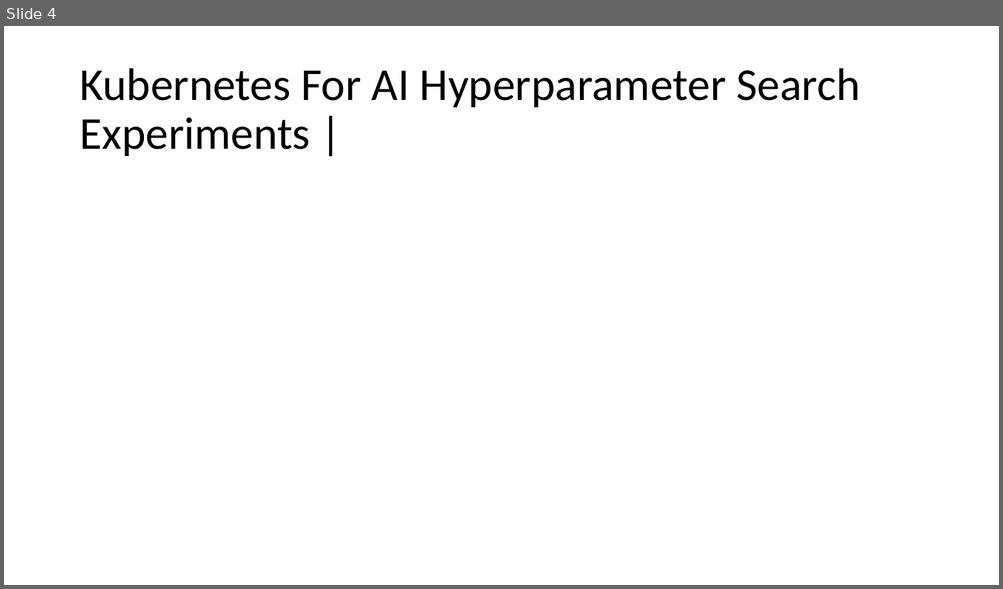
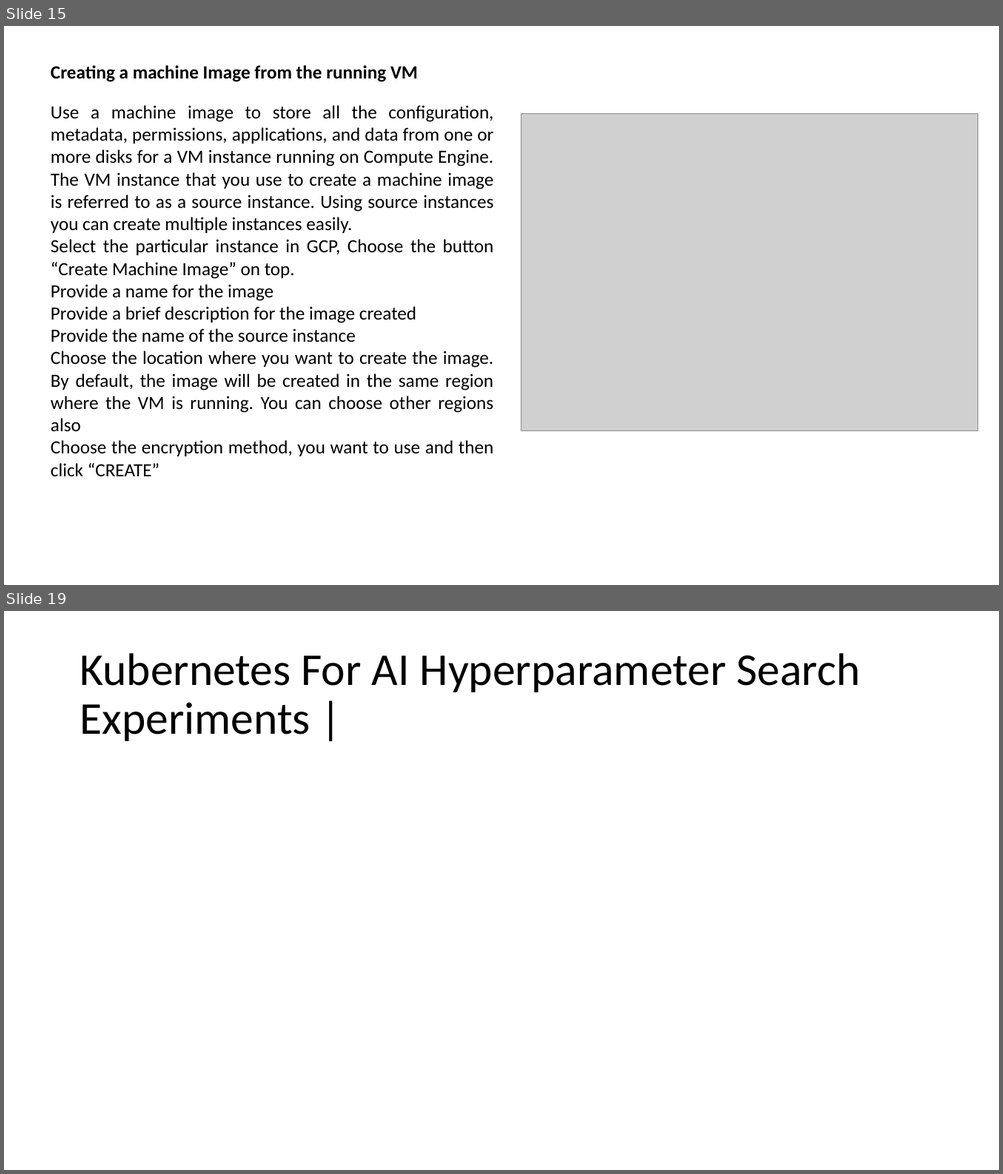
Before and after one commit to amelcharolinesgn2/ClouD-Infrastructure-SISKA-2025, a slide deck: Lab2-B_Machine Learning Model with Docker and Kubernetes on Google Cloud Platform.pptx. Shown one above the other, each under a label of ours: slide 4 before the commit, slides 15 and 19 after it; the slides between them are not shown. The pictures are 1003x589 and 1003x1174 pixels, drawn with LibreOffice and Linux fonts; fonts in the diff are those of the drawing; grey boxes stand for pictures. Boxes give left, top, right and bottom in pixels: in the first picture for what was removed or moved away, otherwise in the second. Text is boxed around its words. In the diff, an @@ line names an element or a change of style, - is before the commit and + after.

```diff
--- a/Lab2-B_Machine Learning Model with Docker and Kubernetes on Google Cloud Platform.pptx
+++ b/Lab2-B_Machine Learning Model with Docker and Kubernetes on Google Cloud Platform.pptx
@@ slide 15 added at <box>4,26,999,585</box>, background #FFFFFF @@
@@ text added at <box>51,65,494,477</box>, 18 pt, text #000000 @@
+Creating a machine Image from the running VM
+Use a machine image to store all the configuration, metadata, permissions, applications, and data from one or more disks for a VM instance running on Compute Engine. The VM instance that you use to create a machine image is referred to as a source instance. Using source instances you can create multiple instances easily.
+Select the particular instance in GCP, Choose the button “Create Machine Image” on top.
+Provide a name for the image
+Provide a brief description for the image created
+Provide the name of the source instance
+Choose the location where you want to create the image. By default, the image will be created in the same region where the VM is running. You can choose other regions also
+Choose the encryption method, you want to use and then click “CREATE”
@@ picture added at <box>521,114,978,432</box> @@
@@ what was slide 4 is now slide 19 @@
```
Also in this commit, not shown: 1 slide changed, 16 other slides added, 2 slides removed.
